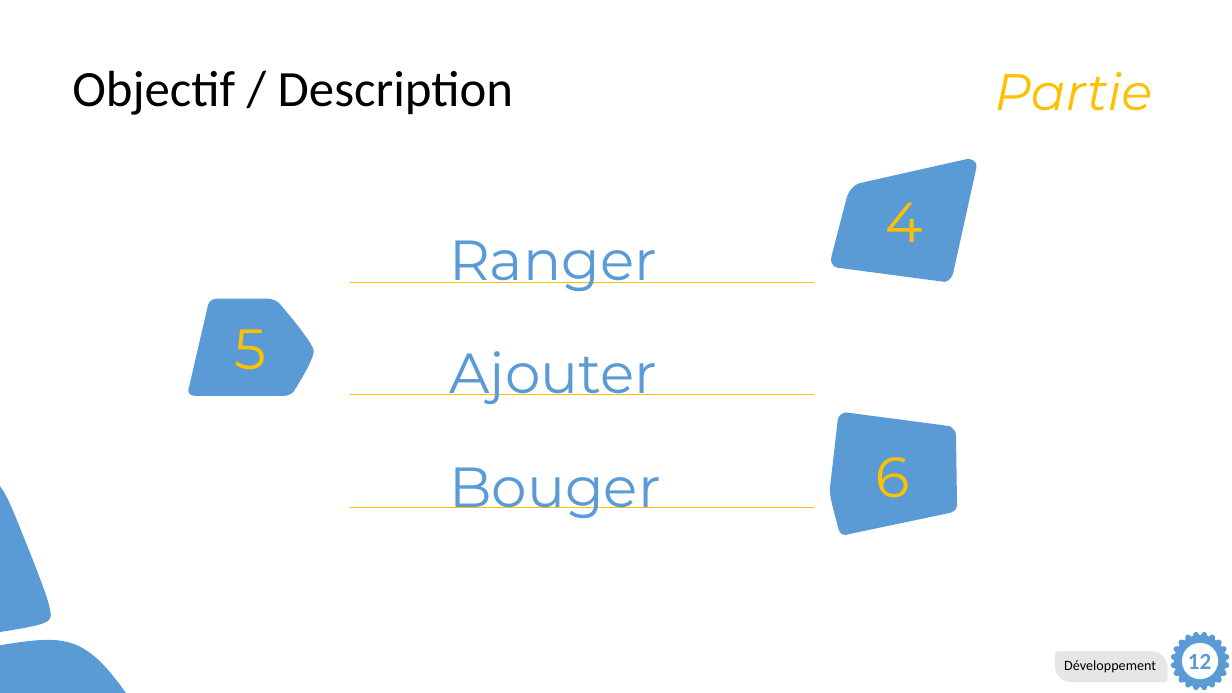
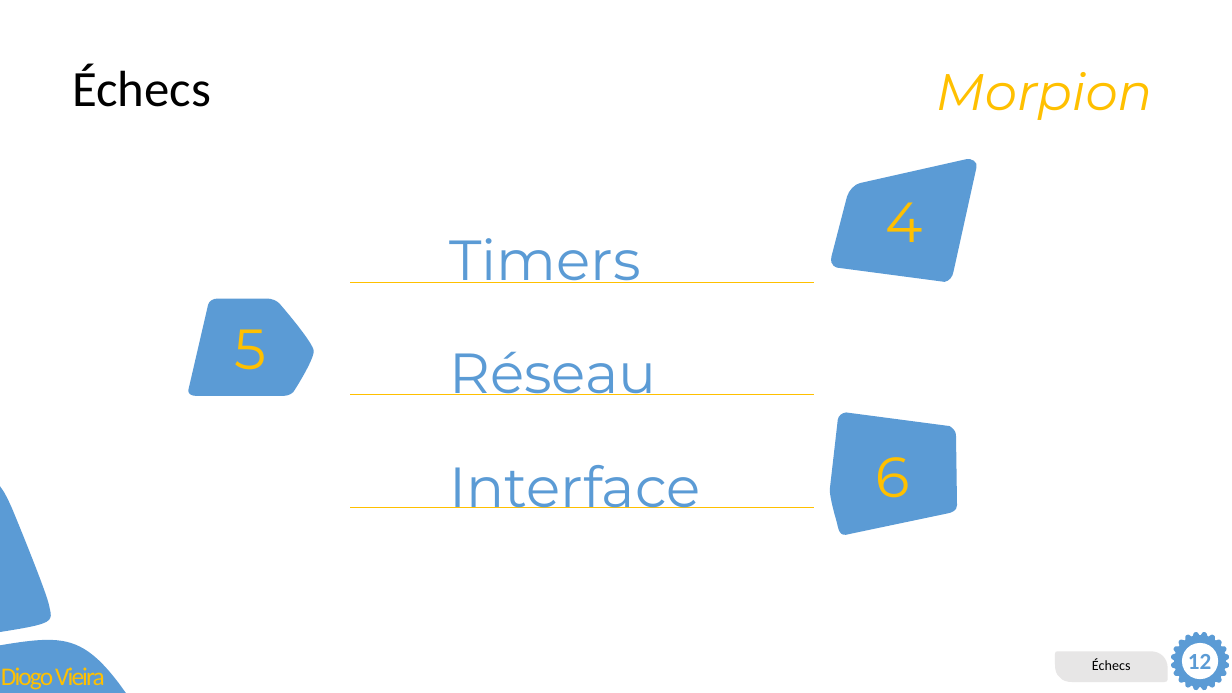
Before and after one commit to DiogoVieiraFerreira/Morpion_Pre-TPI, a slide deck: slide 7 of Dev/Présentation.pptm (slide 6 before the commit). Drawn at 1232x693 pixels with LibreOffice and Linux fonts; fonts in the diff are those of the drawing. Boxes give left, top, right and bottom in pixels: in the first picture for what was removed or moved away, otherwise in the second. Text is boxed around its words. In the diff, an @@ line names an element or a change of style, - is before the commit and + after.

```diff
--- a/Dev/Présentation.pptm
+++ b/Dev/Présentation.pptm
@@ title at box(72, 64, 211, 107): text changed @@
-Objectif / Description
+Échecs
@@ text at box(936, 72, 1153, 120): text changed @@
-Partie
+Morpion
@@ text at box(449, 238, 641, 283): text changed @@
-Ranger
+Timers
@@ text at box(449, 351, 656, 395): text changed @@
-Ajouter
+Réseau
@@ text at box(449, 465, 700, 508): text changed @@
-Bouger
+Interface
@@ text in freeform shape at box(1092, 658, 1131, 670): text changed @@
-Développement
+Échecs
@@ text added at box(1, 665, 105, 690), 19.8 pt, text #FFC000 @@
+Diogo Vieira
```
Also in this commit, not shown: 4 other slides changed, 2 slides added, 1 slide removed.
